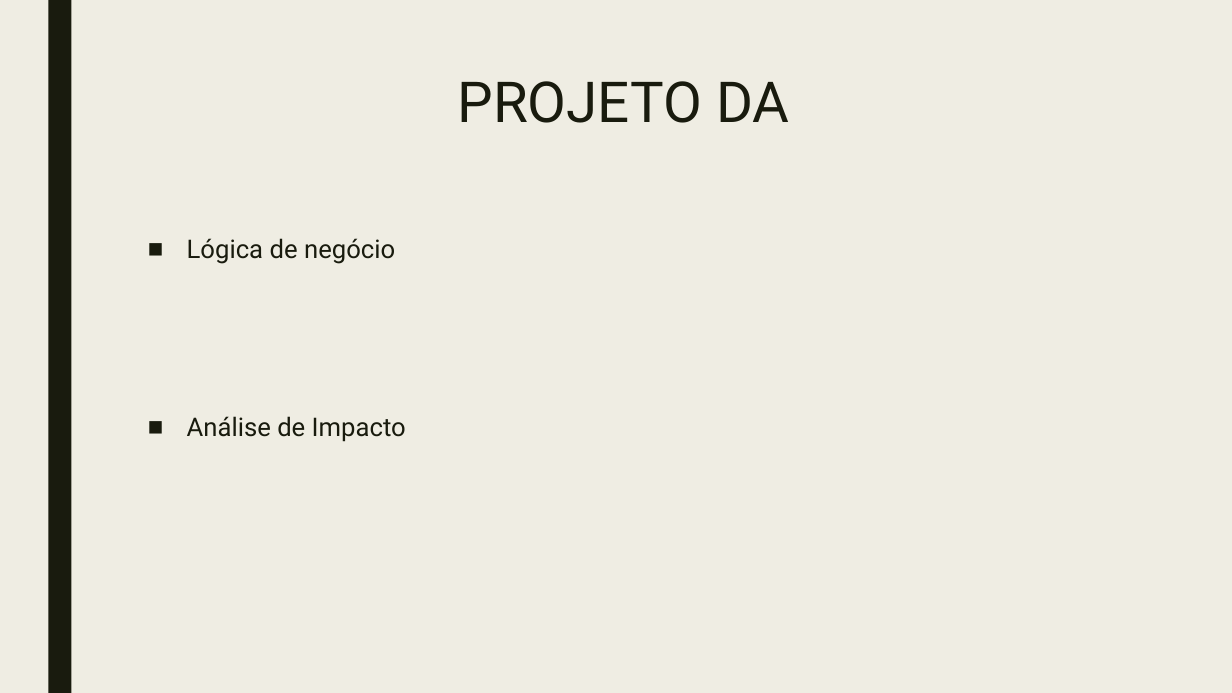
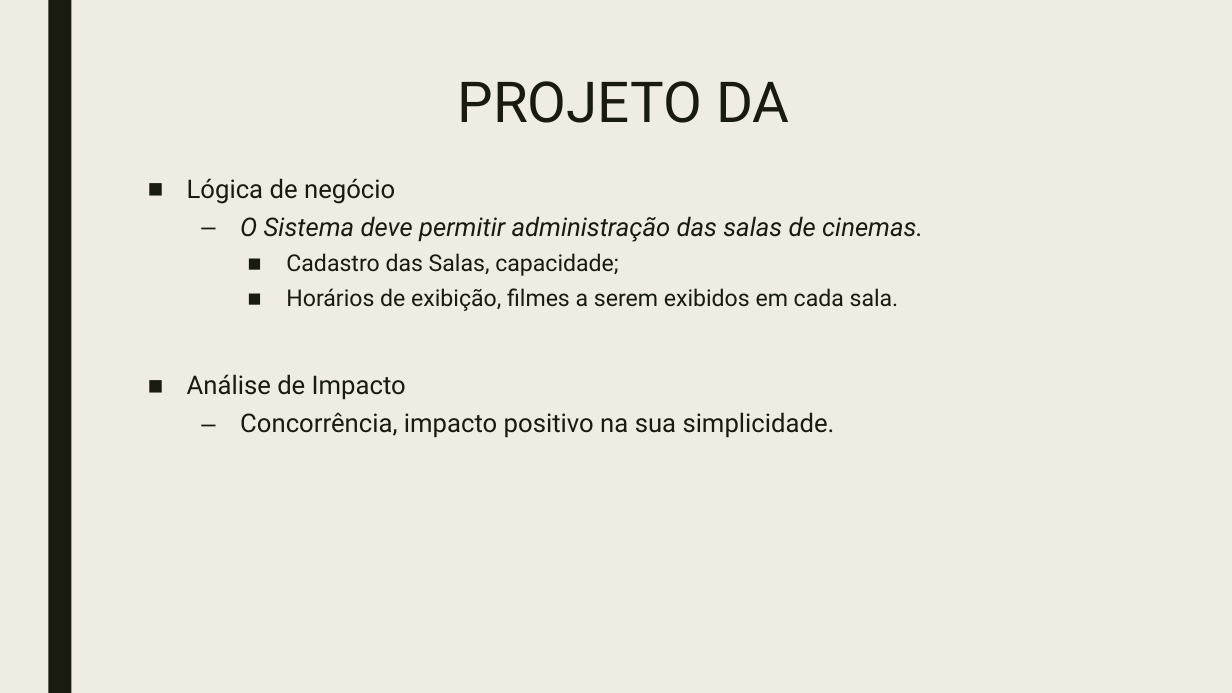
Before and after one commit to doomiinguees/PSI_PWS_PLC, a slide deck: slide 10 of doc/Metodologias de Desenvolvimento de Software.pptx. Drawn at 1232x693 pixels with LibreOffice and Linux fonts; fonts in the diff are those of the drawing. Boxes give left, top, right and bottom in pixels: in the first picture for what was removed or moved away, otherwise in the second. Text is boxed around its words. In the diff, an @@ line names an element or a change of style, - is before the commit and + after.

```diff
--- a/doc/Metodologias de Desenvolvimento de Software.pptx
+++ b/doc/Metodologias de Desenvolvimento de Software.pptx
@@ text "Lógica de negócio": place and size @@
-text "Lógica de negócio" at <box>187,238,406,442</box>
+text "Lógica de negócio" at <box>187,178,923,438</box>
@@ text at <box>240,216,923,311</box>: paragraphs added @@
+  – O Sistema deve permitir administração das salas de cinemas.
+    ■ Cadastro das Salas, capacidade;
+    ■ Horários de exibição, filmes a serem exibidos em cada sala.
@@ text at <box>240,412,835,438</box>: paragraph added @@
+  – Concorrência, impacto positivo na sua simplicidade.
```
Also in this commit, not shown: 6 other slides changed.
